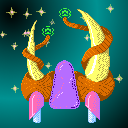
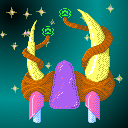
Before/after of a 128 × 128 layered artwork. What changed in the layer stack:
added layer "DetailCorrection" in group "Colorizations" over box(21, 9, 115, 120)
